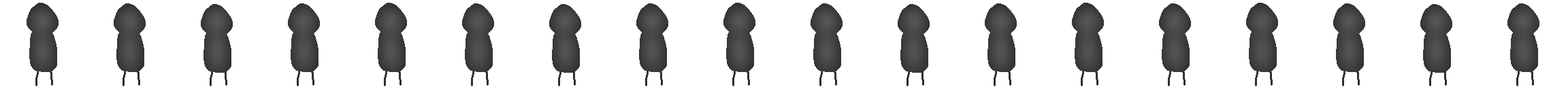
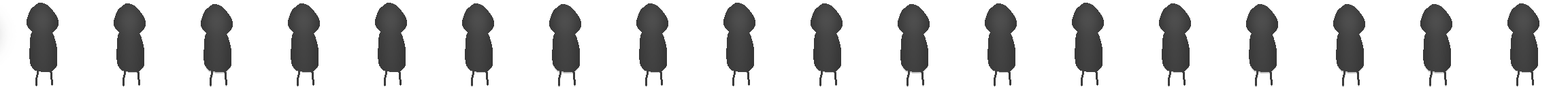
The second 1568 x 87 image is a revision of the first. Changes to its layers:
painted on "Layer 1" over left=0, top=2, right=1540, bottom=87
renamed "Layer 0" to "player-idle-2", painted on it over left=0, top=2, right=1540, bottom=87
